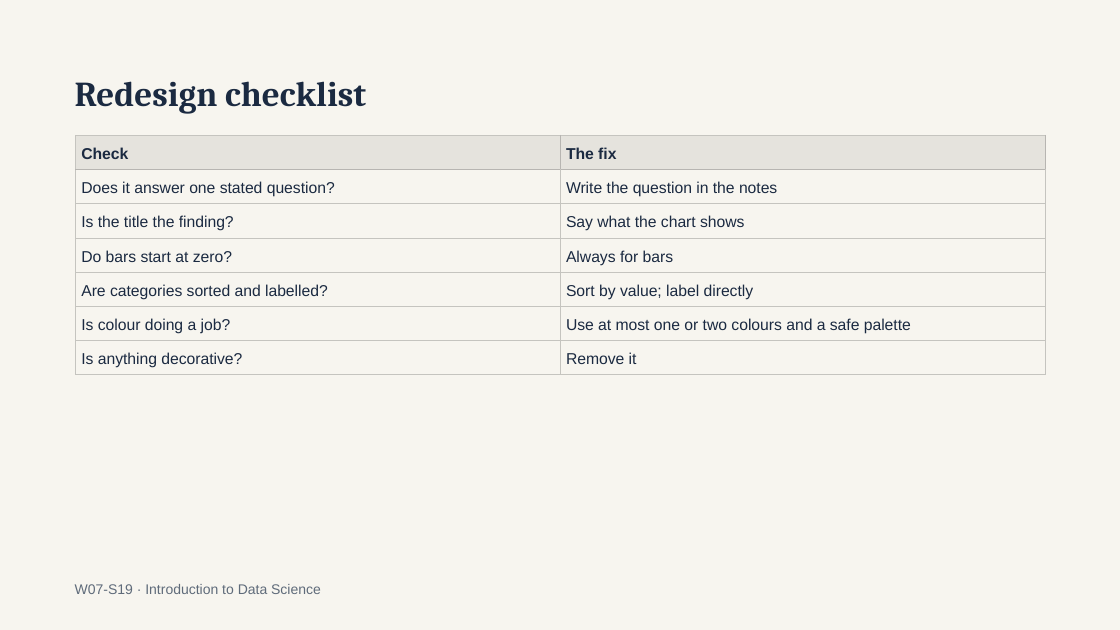
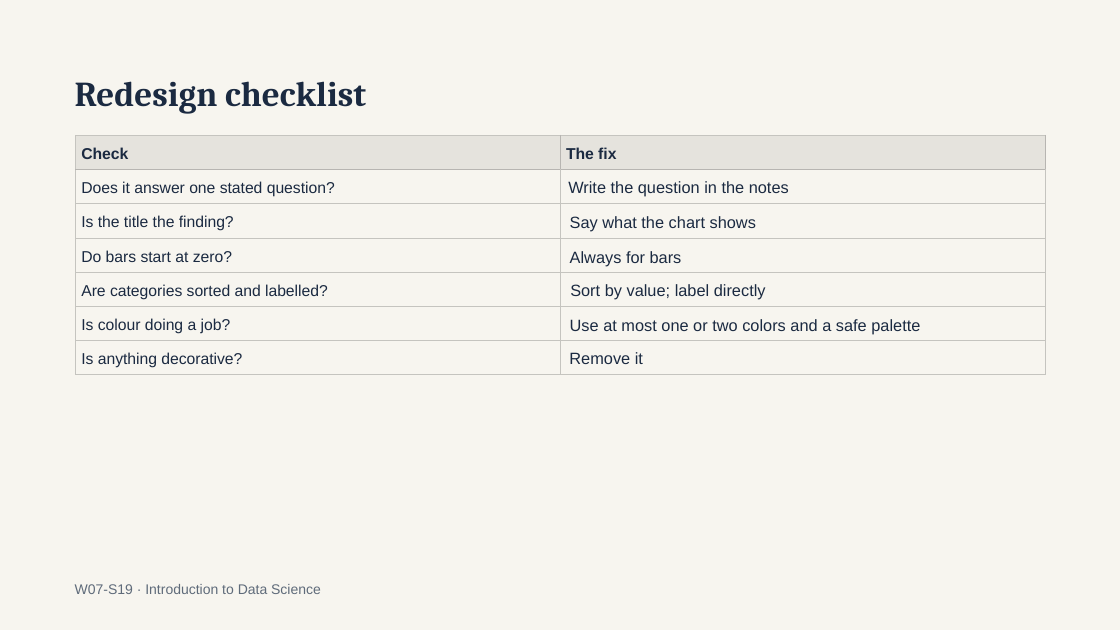
Before and after one commit to a6dulrauf/introduction-to-data-science-fall26, a slide deck: slide 19 of week 7/Intro to Data Science — Week 7 Data Visualization.pptx. Drawn at 1120x630 pixels with LibreOffice and Linux fonts; fonts in the diff are those of the drawing. Boxes give left, top, right and bottom in pixels: in the first picture for what was removed or moved away, otherwise in the second. Text is boxed around its words. In the diff, an @@ line names an element or a change of style, - is before the commit and + after.

```diff
--- a/week 7/Intro to Data Science — Week 7 Data Visualization.pptx
+++ b/week 7/Intro to Data Science — Week 7 Data Visualization.pptx
@@ table at (76, 135, 1045, 375) @@
-row 2, column 2: Write the question in the notes
+row 2, column 2: 
-row 3, column 2: Say what the chart shows
+row 3, column 2: 
-row 4, column 2: Always for bars
+row 4, column 2: 
-row 5, column 2: Sort by value; label directly
+row 5, column 2: 
-row 6, column 2: Use at most one or two colours and a safe palette
+row 6, column 2: 
-row 7, column 2: Remove it
+row 7, column 2: 
@@ text added at (568, 181, 789, 197), 14 pt, text #1B2A41 @@
+Write the question in the notes
@@ text added at (570, 216, 756, 231), 14 pt, text #1B2A41 @@
+Say what the chart shows
@@ text added at (570, 251, 682, 266), 14 pt, text #1B2A41 @@
+Always for bars
@@ text added at (570, 284, 766, 300), 14 pt, text #1B2A41 @@
+Sort by value; label directly
@@ text added at (570, 319, 920, 335), 14 pt, text #1B2A41 @@
+Use at most one or two colors and a safe palette
@@ text added at (569, 352, 643, 364), 14 pt, text #1B2A41 @@
+Remove it
```
Also in this commit, not shown: 3 other slides changed.
